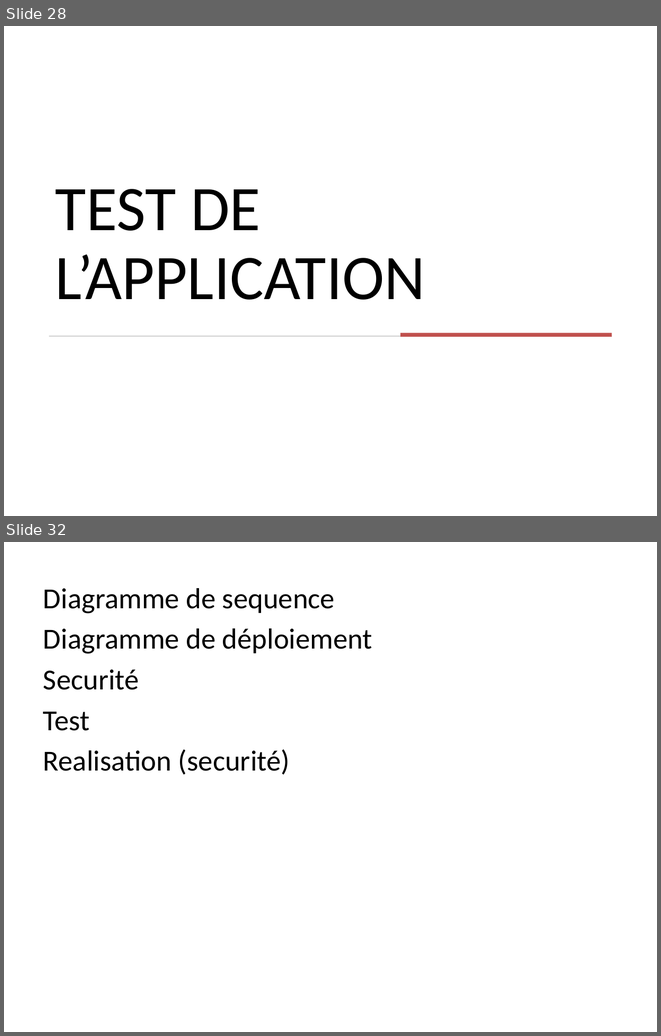
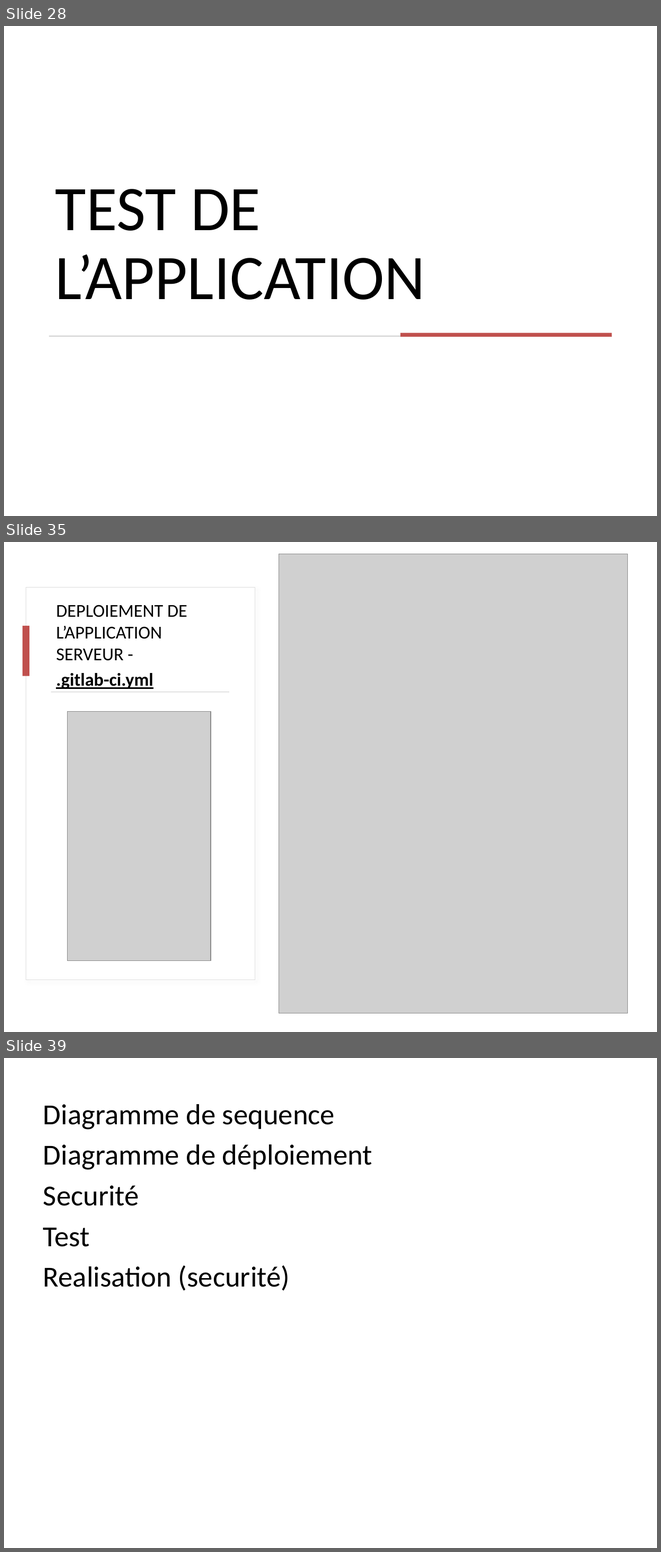
Before and after one commit to ShilkovKonst/pictopicto-client, a slide deck: dossier/PROJET picto.pptx. Shown one above the other, each under a label of ours: slides 28 and 32 before the commit, slides 28, 35 and 39 after it; the slides between them are not shown. The pictures are 661x1036 and 661x1552 pixels, drawn with LibreOffice and Linux fonts; fonts in the diff are those of the drawing; grey boxes stand for pictures. Boxes give left, top, right and bottom in pixels: in the first picture for what was removed or moved away, otherwise in the second. Text is boxed around its words. In the diff, an @@ line names an element or a change of style, - is before the commit and + after.

```diff
--- a/dossier/PROJET picto.pptx
+++ b/dossier/PROJET picto.pptx
@@ slide 35 added at [4, 542, 657, 1032], background #FFFFFF @@
@@ picture added at [279, 554, 628, 1013] @@
@@ rectangle added at [26, 587, 255, 979], fill #FFFFFF, outline #DEDEDE 0.75 pt @@
@@ text added at [56, 605, 187, 689], 20 pt, text #000000 @@
+DEPLOIEMENT DE L’APPLICATION SERVEUR -
+.gitlab-ci.yml
@@ rectangle added at [22, 626, 29, 676], fill #C0504D @@
@@ rectangle added at [51, 691, 229, 692], fill #D5D5D5 @@
@@ picture added at [68, 711, 210, 961] @@
@@ what was slide 32 is now slide 39 @@
```
Also in this commit, not shown: 10 slides changed, 8 other slides added, 2 slides removed, 2 other files.
